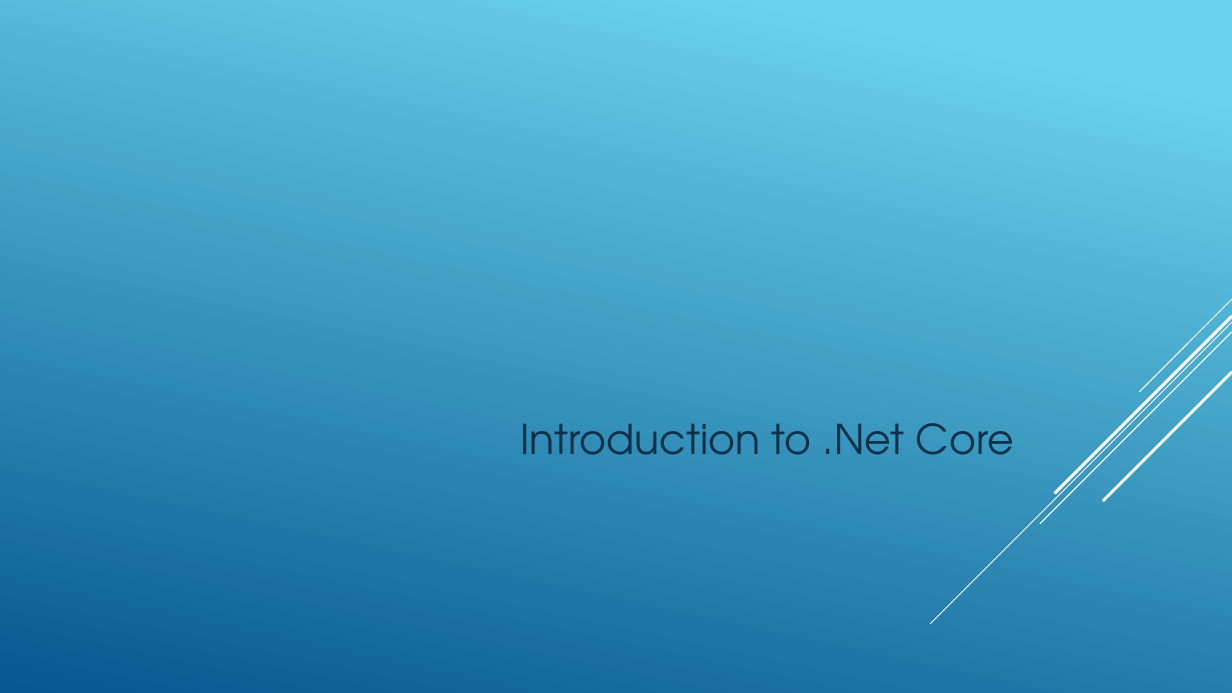
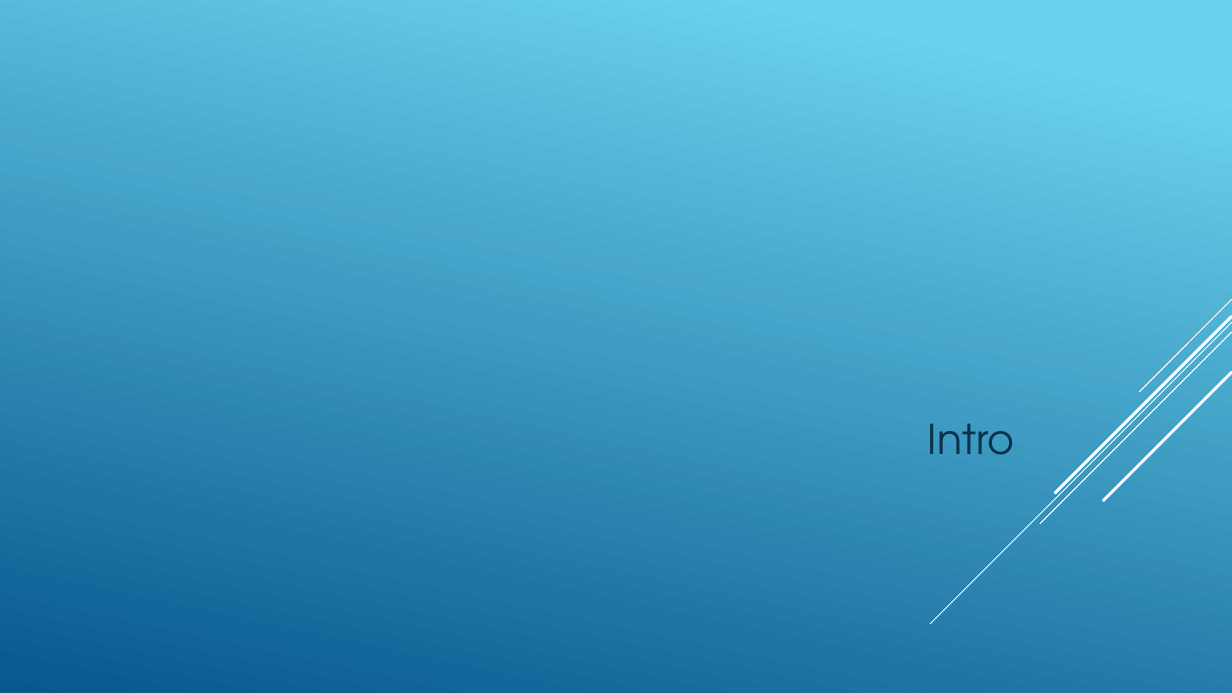
Before and after one commit to igorlimon/dotnetcore-iquest, a slide deck: slide 7 of Asp-net-core PeakIT.pptx. Drawn at 1232x693 pixels with LibreOffice and Linux fonts; fonts in the diff are those of the drawing. Boxes give left, top, right and bottom in pixels: in the first picture for what was removed or moved away, otherwise in the second. Text is boxed around its words. In the diff, an @@ line names an element or a change of style, - is before the commit and + after.

```diff
--- a/Asp-net-core PeakIT.pptx
+++ b/Asp-net-core PeakIT.pptx
@@ text at (928,424,1014,455): text changed @@
-Introduction to .Net Core
+Intro
```
Also in this commit, not shown: 5 other slides changed, 1 slide added, 1 slide removed, 12 other files.
